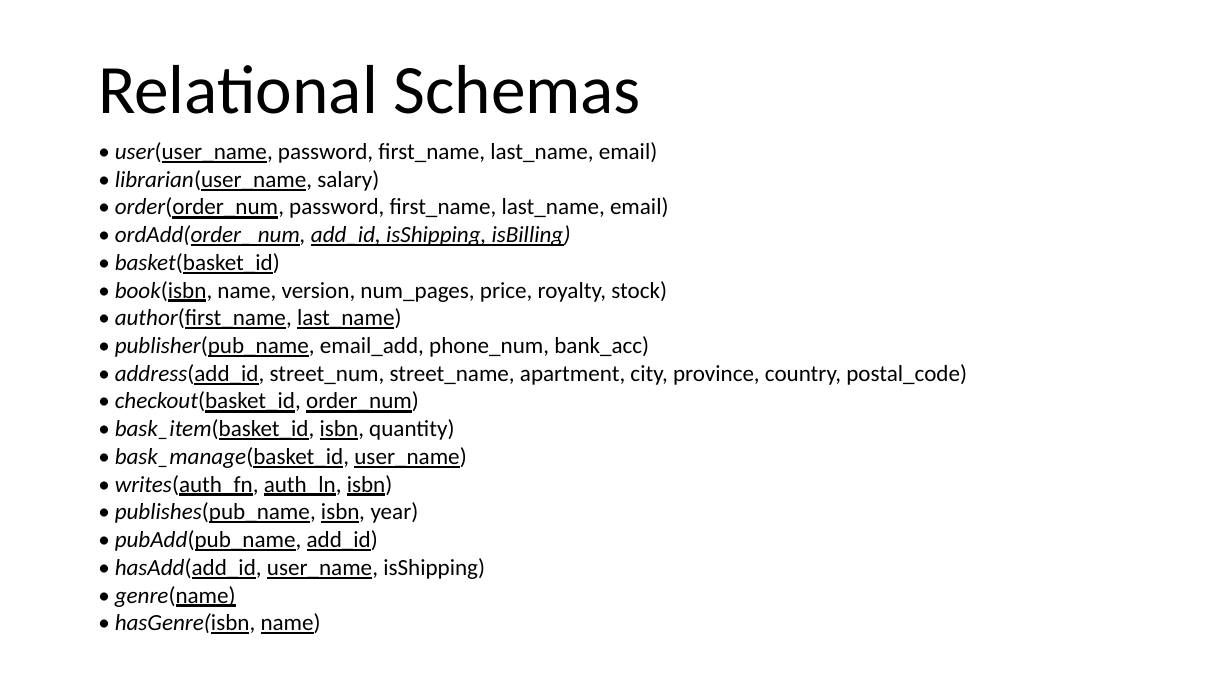
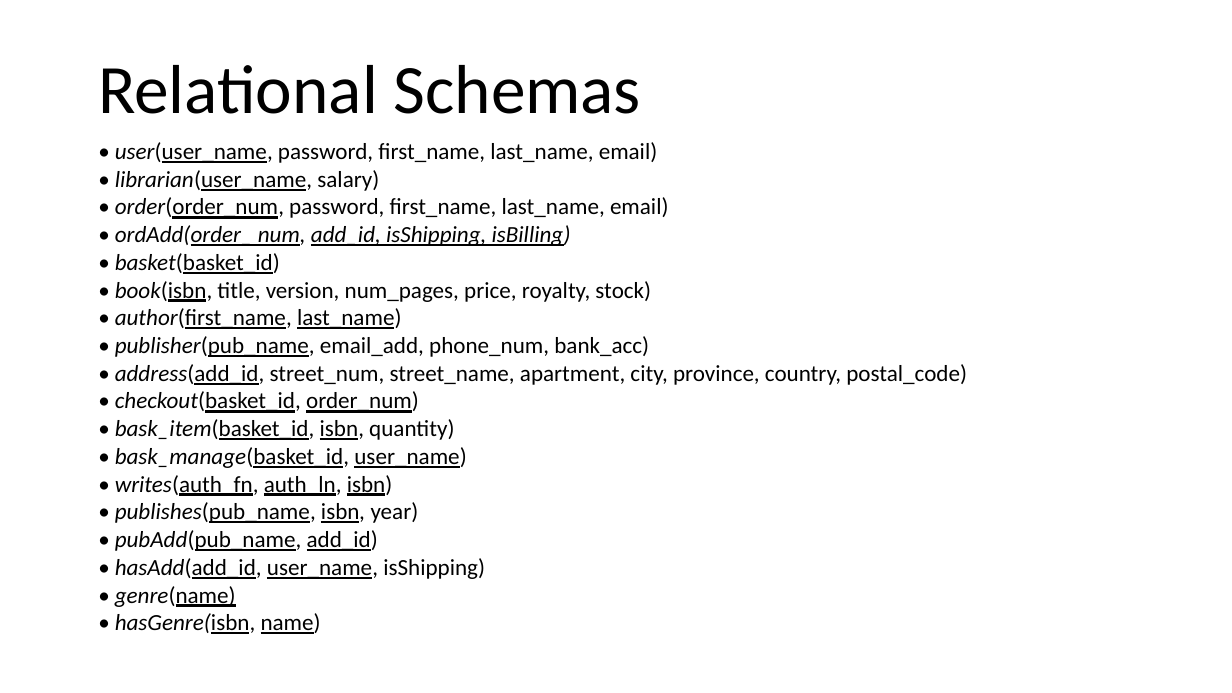
Before and after one commit to john-breton/COMP3005, a slide deck: slide 1 of documentation/Relation Schemas.pptx. Drawn at 1232x693 pixels with LibreOffice and Linux fonts; fonts in the diff are those of the drawing. Boxes give left, top, right and bottom in pixels: in the first picture for what was removed or moved away, otherwise in the second. Text is boxed around its words. In the diff, an @@ line names an element or a change of style, - is before the commit and + after.

```diff
--- a/documentation/Relation Schemas.pptx
+++ b/documentation/Relation Schemas.pptx
@@ text at box(115, 281, 651, 302): text changed @@
-• book(isbn, name, version, num_pages, price, royalty, stock)
+• book(isbn, title, version, num_pages, price, royalty, stock)
```
